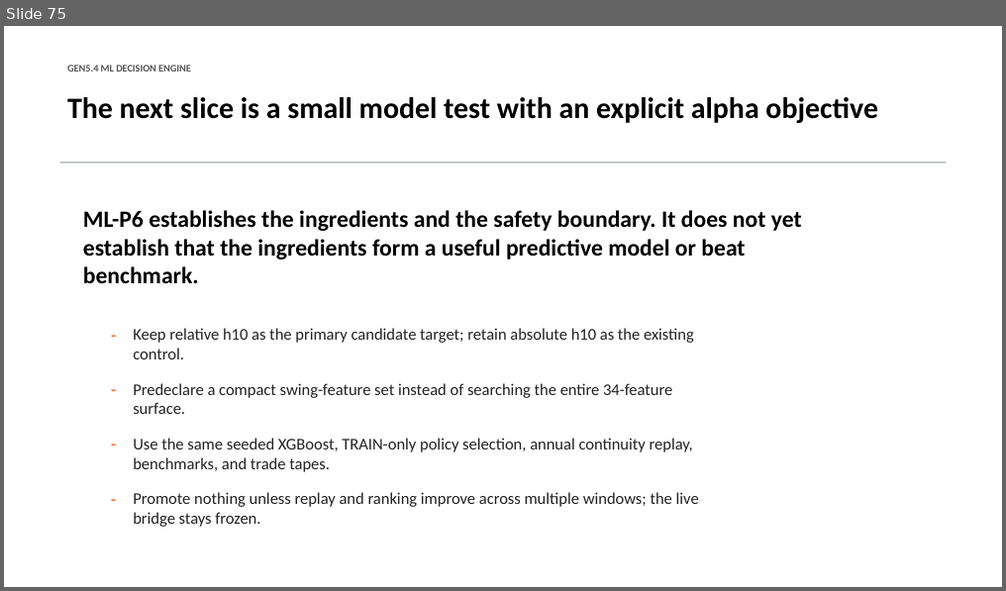
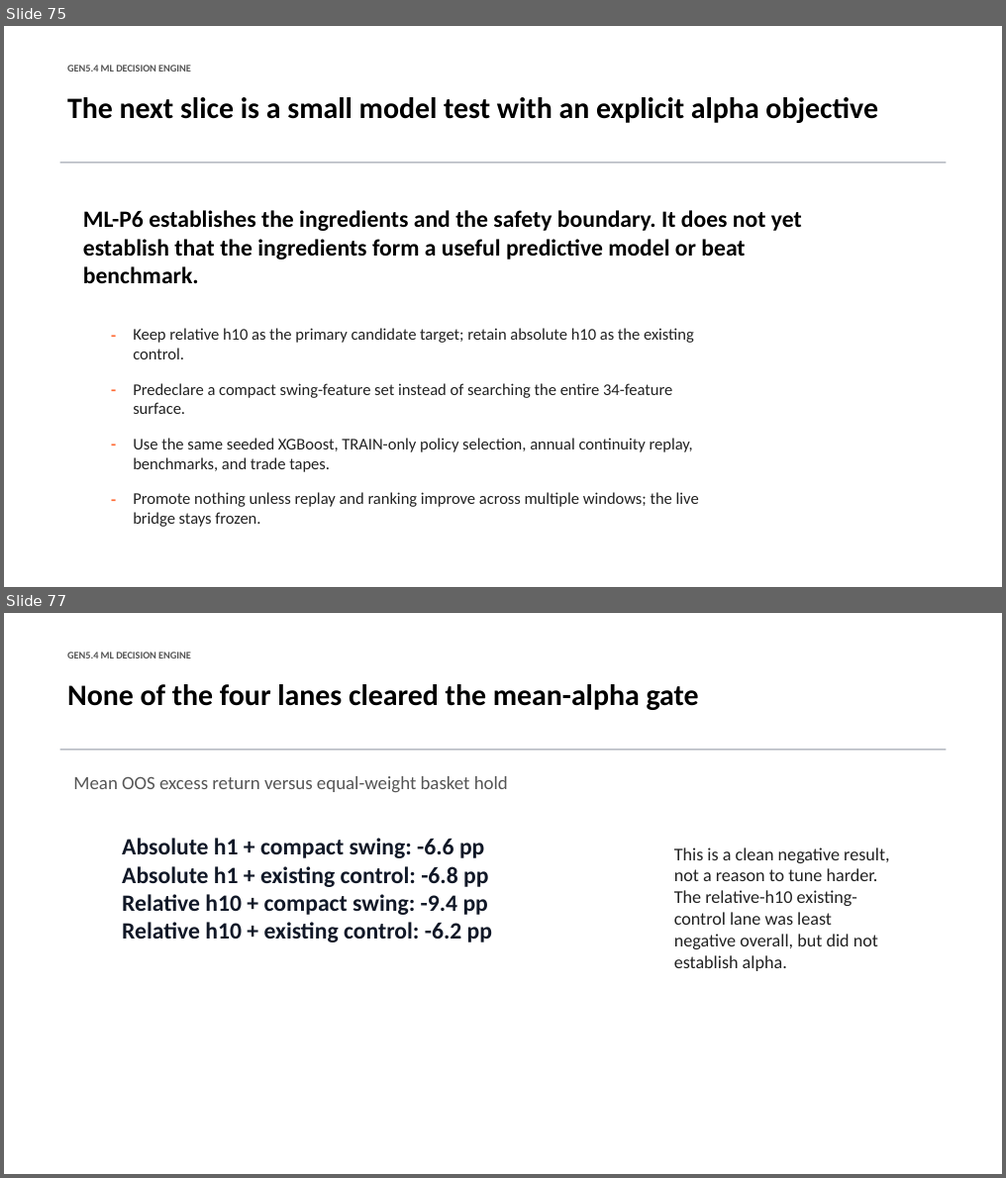
Before and after one commit to Francisc0Franc0/Time-Series-Modeling-Gen5, a slide deck: presentations/gen5_4_ml_decision_engine_incremental_build.pptx. Shown one above the other, each under a label of ours: slide 75 before the commit, slides 75 and 77 after it; the slides between them are not shown. The pictures are 1006x591 and 1006x1178 pixels, drawn with LibreOffice and Linux fonts; fonts in the diff are those of the drawing. Boxes give left, top, right and bottom in pixels: in the first picture for what was removed or moved away, otherwise in the second. Text is boxed around its words. In the diff, an @@ line names an element or a change of style, - is before the commit and + after.

```diff
--- a/presentations/gen5_4_ml_decision_engine_incremental_build.pptx
+++ b/presentations/gen5_4_ml_decision_engine_incremental_build.pptx
@@ slide 77 added at <box>4,613,1002,1174</box>, background #FFFFFF @@
@@ text added at <box>67,652,191,659</box>, 9.8 pt, text #555555, bold @@
+GEN5.4 ML DECISION ENGINE
@@ text added at <box>67,684,699,710</box>, 28.5 pt, text #000000, bold @@
+None of the four lanes cleared the mean-alpha gate
@@ rectangle added at <box>60,749,945,750</box>, fill #B8BCC4 @@
@@ text added at <box>73,776,508,792</box>, 18 pt, text #555555 @@
+Mean OOS excess return versus equal-weight basket hold
@@ text added at <box>122,838,492,943</box>, 22.5 pt, text #111827, bold @@
+Absolute h1 + compact swing: -6.6 pp
+Absolute h1 + existing control: -6.8 pp
+Relative h10 + compact swing: -9.4 pp
+Relative h10 + existing control: -6.2 pp
@@ text added at <box>674,848,889,971</box>, 17.2 pt, text #222222 @@
+This is a clean negative result, not a reason to tune harder. The relative-h10 existing-control lane was least negative overall, but did not establish alpha.
```
Also in this commit, not shown: 2 other slides added, 16 other files.
